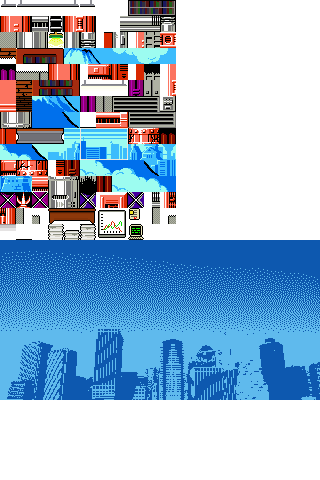
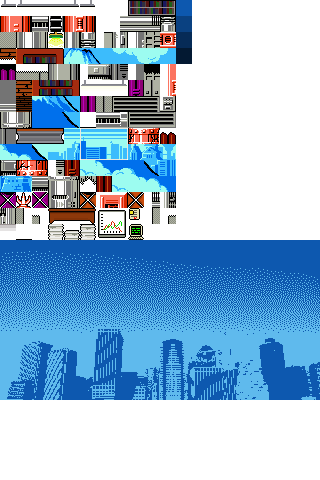
Layers edited between the first and the second w=320, h=480 image:
added layer "Layer 3" above "Layer 2" over [20, 136, 60, 138]
added layer "Layer 2" above "Layer 4" over [20, 134, 60, 136]
painted on "Layer 0" over [0, 32, 176, 224]
added layer "Layer 5" over [19, 0, 192, 142]
